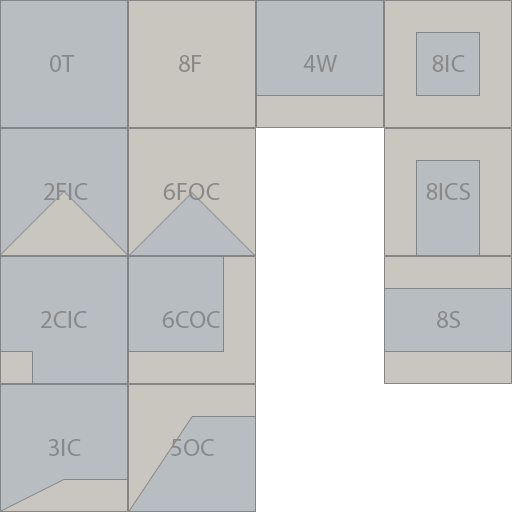
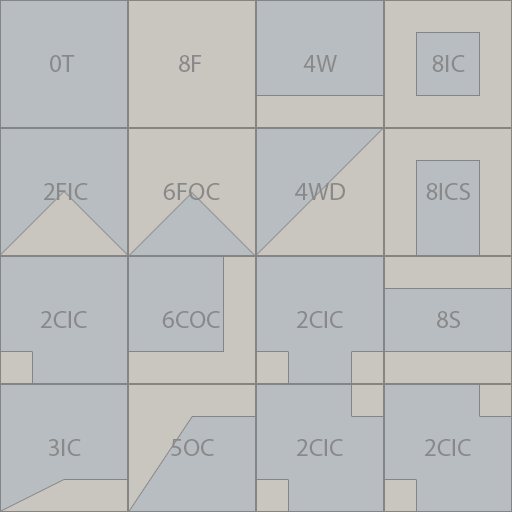
Two versions of the same layered image (512×512). Layer-by-layer changes:
added group "4WD" (1st of 2) with 3 layers above "4W" over [256, 128, 384, 256]
added layer "4WD" (2nd of 2, in "4WD") in group "4WD" over [295, 183, 345, 200]
added layer "Shape 1" (7th of 14, in "4WD") in group "4WD" over [256, 128, 384, 256]
added layer "Rectangle 2" (7th of 14, in "4WD") in group "4WD" over [256, 128, 384, 256]
added group "2CIC copy 3" with 3 layers above "2CIC copy 2" over [384, 384, 512, 512]
added layer "2CIC" (1st of 5, in "2CIC copy 3") in group "2CIC copy 3" over [425, 439, 471, 456]
added layer "Shape 1" (10th of 14, in "2CIC copy 3") in group "2CIC copy 3" over [384, 384, 512, 512]
added layer "Rectangle 2" (10th of 14, in "2CIC copy 3") in group "2CIC copy 3" over [384, 384, 512, 512]
added group "2CIC copy 2" with 3 layers above "2CIC copy" over [256, 384, 384, 512]
added layer "2CIC" (2nd of 5, in "2CIC copy 2") in group "2CIC copy 2" over [297, 439, 343, 456]
added layer "Shape 1" (11th of 14, in "2CIC copy 2") in group "2CIC copy 2" over [256, 384, 384, 512]
added layer "Rectangle 2" (11th of 14, in "2CIC copy 2") in group "2CIC copy 2" over [256, 384, 384, 512]
added group "2CIC copy" with 3 layers above "2CIC" over [256, 256, 384, 384]
added layer "2CIC" (3rd of 5, in "2CIC copy") in group "2CIC copy" over [297, 311, 343, 328]
added layer "Shape 1" (12th of 14, in "2CIC copy") in group "2CIC copy" over [256, 256, 384, 384]
added layer "Rectangle 2" (12th of 14, in "2CIC copy") in group "2CIC copy" over [256, 256, 384, 384]
